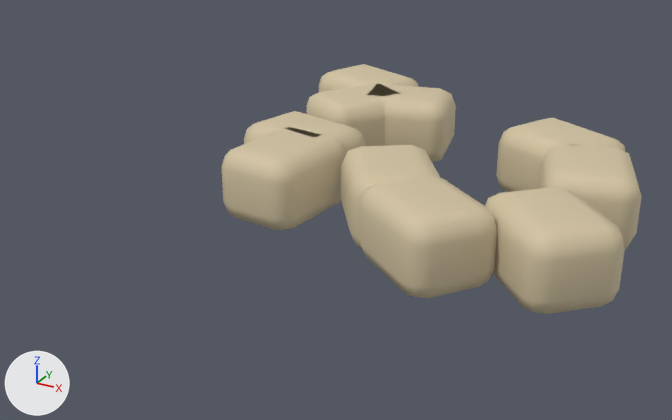
The glTF model public/assets/models/JPN-09.glb as it was, and as the next commit left it.
Both versions are drawn from a camera (50 mm lens) standing at (1.311, -2.497, 1.173) and looking at (0.013, -0.137, -0.006). Every picture has the same lights, and +X, +Y and +Z are marked at lower left. The older version comes first.

The older version as bpy lines, for what is in view:
```python
ob_settled_rubble = bpy.data.objects.new('settled rubble', me_cube_645)
ob_settled_rubble.location = (0.603, 0.254, 0.12)
ob_settled_rubble.rotation_euler = (0.0, 0.0, 2.678)  # degrees (0, 0, 153)
ob_settled_rubble_001 = bpy.data.objects.new('settled rubble.001', me_cube_646)
ob_settled_rubble_001.location = (0.749, -0.337, 0.12)
ob_settled_rubble_001.rotation_euler = (0.0, 0.0, 2.334)  # degrees (0, 0, 134)
ob_settled_rubble_002 = bpy.data.objects.new('settled rubble.002', me_cube_647)
ob_settled_rubble_002.location = (-0.013, 0.407, 0.12)
ob_settled_rubble_002.rotation_euler = (0.0, 0.0, 0.225)  # degrees (0, 0, 13)
ob_settled_rubble_003 = bpy.data.objects.new('settled rubble.003', me_cube_648)
ob_settled_rubble_003.location = (0.742, 0.053, 0.12)
ob_settled_rubble_003.rotation_euler = (0.0, 0.0, 1.886)  # degrees (0, 0, 108)
ob_settled_rubble_004 = bpy.data.objects.new('settled rubble.004', me_cube_649)
ob_settled_rubble_004.location = (0.437, -0.415, 0.12)
ob_settled_rubble_004.rotation_euler = (0.0, 0.0, 2.504)  # degrees (0, 0, 143)
ob_settled_rubble_005 = bpy.data.objects.new('settled rubble.005', me_cube_650)
ob_settled_rubble_005.location = (0.245, -0.224, 0.12)
ob_settled_rubble_005.rotation_euler = (0.0, 0.0, 2.175)  # degrees (0, 0, 125)
ob_settled_rubble_006 = bpy.data.objects.new('settled rubble.006', me_cube_651)
ob_settled_rubble_006.location = (-0.231, 0.564, 0.12)
ob_settled_rubble_006.rotation_euler = (0.0, 0.0, 2.764)  # degrees (0, 0, 158)
ob_settled_rubble_007 = bpy.data.objects.new('settled rubble.007', me_cube_652)
ob_settled_rubble_007.location = (-0.104, -0.244, 0.12)
ob_settled_rubble_007.rotation_euler = (0.0, 0.0, -1.686)  # degrees (0, 0, -97)
ob_settled_rubble_009 = bpy.data.objects.new('settled rubble.009', me_cube_654)
ob_settled_rubble_009.location = (-0.14, 0.326, 0.12)
ob_settled_rubble_009.rotation_euler = (0.0, 0.0, -2.153)  # degrees (0, 0, -123)
# also in view: 'settled rubble.008' at (-0.14, -0.071, 0.12)
```
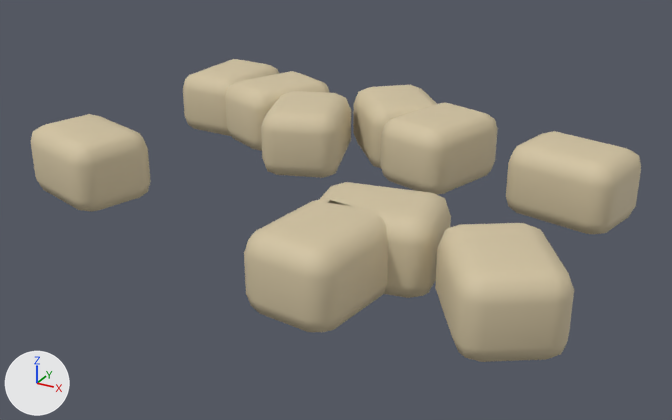
The edits, one by one:
Object 'settled rubble' (ob_settled_rubble) moves from (0.603, 0.254, 0.12) to (-0.253, 0.142, 0.12).
Object 'settled rubble' (ob_settled_rubble) turns from (0, 0, 153) to (0, 0, -71) degrees about x, y and z.
Object 'settled rubble.001' (ob_settled_rubble_001) moves from (0.749, -0.337, 0.12) to (-0.72, -0.43, 0.12).
Object 'settled rubble.001' (ob_settled_rubble_001) turns from (0, 0, 134) to (0, 0, 162) degrees about x, y and z.
Object 'settled rubble.002' (ob_settled_rubble_002) moves from (-0.013, 0.407, 0.12) to (0.279, -0.692, 0.12).
Object 'settled rubble.002' (ob_settled_rubble_002) turns from (0, 0, 13) to (0, 0, -97) degrees about x, y and z.
Object 'settled rubble.003' (ob_settled_rubble_003) moves from (0.742, 0.053, 0.12) to (0.675, 0.143, 0.12).
Object 'settled rubble.003' (ob_settled_rubble_003) turns from (0, 0, 108) to (0, 0, 168) degrees about x, y and z.
Object 'settled rubble.004' (ob_settled_rubble_004) moves from (0.437, -0.415, 0.12) to (-0.728, 0.379, 0.12).
Object 'settled rubble.004' (ob_settled_rubble_004) turns from (0, 0, 143) to (0, 0, 88) degrees about x, y and z.
Object 'settled rubble.005' (ob_settled_rubble_005) moves from (0.245, -0.224, 0.12) to (-0.012, 0.363, 0.12).
Object 'settled rubble.005' (ob_settled_rubble_005) turns from (0, 0, 125) to (0, 0, -49) degrees about x, y and z.
Object 'settled rubble.006' (ob_settled_rubble_006) moves from (-0.231, 0.564, 0.12) to (0.716, -0.608, 0.12).
Object 'settled rubble.006' (ob_settled_rubble_006) turns from (0, 0, 158) to (0, 0, -57) degrees about x, y and z.
Object 'settled rubble.007' (ob_settled_rubble_007) moves from (-0.104, -0.244, 0.12) to (0.203, 0.227, 0.12).
Object 'settled rubble.007' (ob_settled_rubble_007) turns from (0, 0, -97) to (0, 0, -107) degrees about x, y and z.
Object 'settled rubble.008' (ob_settled_rubble_008) moves from (-0.14, -0.071, 0.12) to (-0.481, 0.315, 0.12).
Object 'settled rubble.008' (ob_settled_rubble_008) turns from (0, 0, 166) to (0, 0, 65) degrees about x, y and z.
Object 'settled rubble.009' (ob_settled_rubble_009) moves from (-0.14, 0.326, 0.12) to (0.338, -0.497, 0.12).
Object 'settled rubble.009' (ob_settled_rubble_009) turns from (0, 0, -123) to (0, 0, 10) degrees about x, y and z.

Where the change shows, as pixel boxes (x1, y1, x2, y2) in the pictures (672 x 420 px):
'settled rubble.001', moved, turned: before (485, 187, 625, 314); after (31, 114, 151, 212)
'settled rubble.002', moved, turned: before (368, 83, 456, 162); after (244, 199, 388, 332)
'settled rubble.007', moved, turned: before (221, 129, 346, 230); after (380, 102, 498, 194)
'settled rubble.006', moved, turned: before (319, 64, 418, 92); after (435, 223, 574, 362)
'settled rubble.004', moved, turned: before (360, 175, 497, 298); after (183, 59, 279, 136)
'settled rubble.003', moved, turned: before (538, 144, 642, 249); after (506, 131, 641, 234)
'settled rubble', moved, turned: before (496, 118, 626, 192); after (261, 91, 351, 178)
'settled rubble.009', moved, turned: before (307, 83, 396, 146); after (319, 182, 451, 298)
'settled rubble.005', moved, turned: before (341, 145, 440, 248); after (353, 85, 437, 168)
'settled rubble.008', moved, turned: before (244, 111, 365, 154); after (225, 71, 330, 151)
